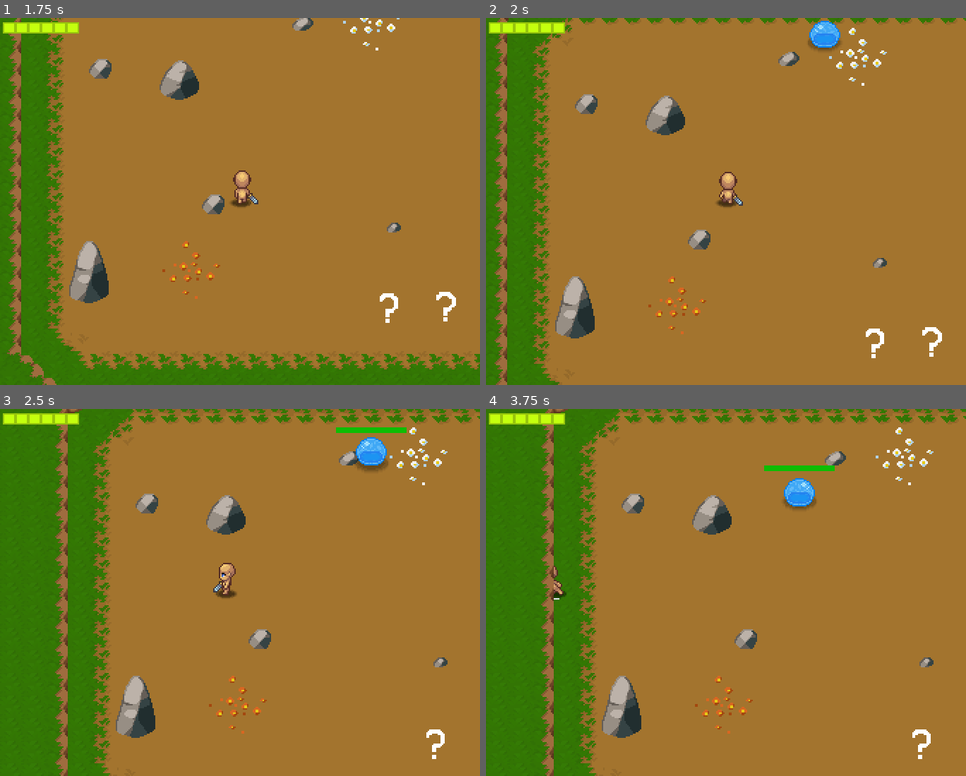
Above: before the commit, frames 1-4 (two rows, left to right).
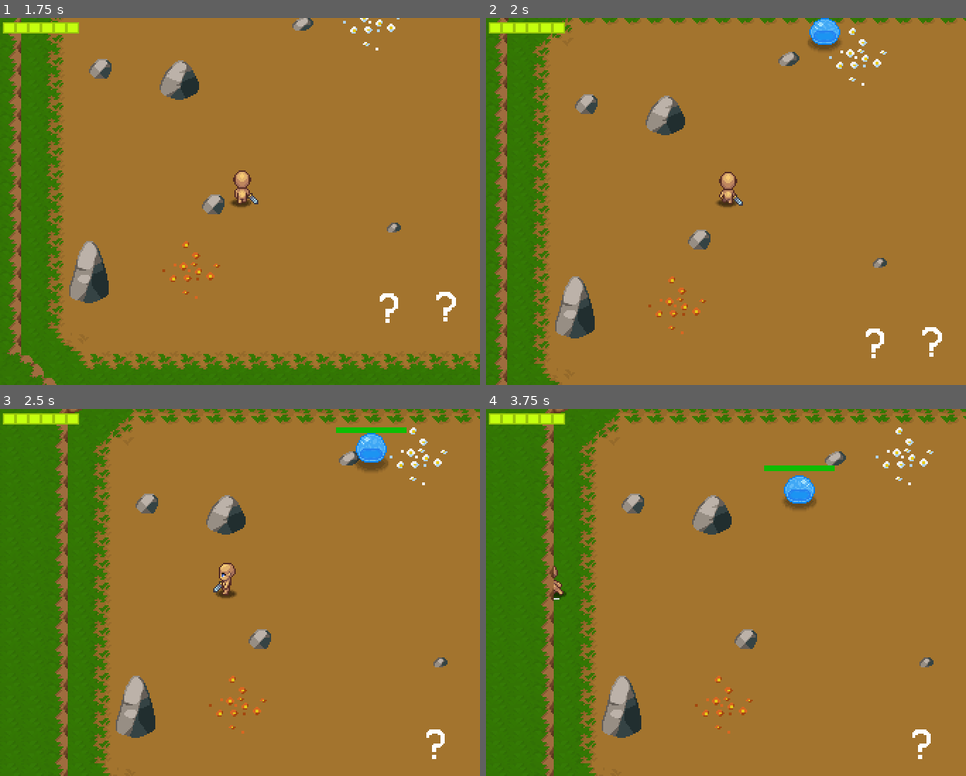
Above: after the commit, the same moments.

Repository: OAMK-Student-Tasks-ArunJ0/OAMK_Godot_Project_ALL
Game: Godot game, scene res://Levels/Maps/Forest_Tutorial/02_Forest.tscn
Two runs of this game, one before a commit and one after it. Both use one fixed random seed, a clock stepped at 60 frames per second and the inputs below. This scene is started directly instead of the project's main scene. Sound files missing from this copy of the repository are replaced by a short silence.
Inputs:
- Up to frame 1 (1.75 s): tap Enter at 0.5 s; hold J (attack) 0.53-1.28 s; hold Up (up) from 0.53 s (still down); tap K (dash) at 1.35 s
- Up to frame 2 (2 s): keep holding Up (up)
- Up to frame 3 (2.5 s): release Up (up) at 2.03 s; hold Left (left) from 2.03 s (still down); hold E (interact) from 2.03 s (still down)
- Up to frame 4 (3.75 s): release E (interact) at 2.78 s; tap L (ranged_attack) at 2.85 s; release Left (left) at 3.53 s; hold Down (down) from 3.53 s (still down); hold J (attack) from 3.53 s (still down)

Frame 1 is identical in both runs. In frame 2, 0.3% of the frame differs, in the area x 67-74%, y 0-9%; in frame 3, 0.3%, in the area x 74-81%, y 6-16%; in frame 4, 0.3%.
Error in both runs: Stack overflow. Check for infinite recursion in your script. (res://Globals/global_save_manager.gd:193)

Commit message:
aaaaaaaaaaaaaaaaa

Diff:
--- a/Godot_Arena_Game/Characters/Enemies/Scenes/Enemies/slime.tscn
+++ b/Godot_Arena_Game/Characters/Enemies/Scenes/Enemies/slime.tscn
@@ -546,7 +546,7 @@
 
 [sub_resource type="Animation" id="Animation_b60lw"]
 resource_name = "idle_down"
-length = 0.8
+length = 0.7
 loop_mode = 2
 step = 0.05
 tracks/0/type = "value"
@@ -568,15 +568,15 @@
 tracks/1/interp = 1
 tracks/1/loop_wrap = true
 tracks/1/keys = {
-"times": PackedFloat32Array(0, 0.3, 0.6, 0.8),
-"transitions": PackedFloat32Array(2, 2, 2, 2),
-"update": 0,
-"values": [Vector2(0, -8), Vector2(0, -12), Vector2(0, -8), Vector2(0, -8)]
+"times": PackedFloat32Array(0, 0.3, 0.4, 0.7),
+"transitions": PackedFloat32Array(2, 2, 2, 2),
+"update": 0,
+"values": [Vector2(0, -8), Vector2(0, -12), Vector2(0, -12), Vector2(0, -8)]
 }
 
 [sub_resource type="Animation" id="Animation_ke4qe"]
 resource_name = "idle_side"
-length = 0.8
+length = 0.7
 loop_mode = 2
 step = 0.05
 tracks/0/type = "value"
@@ -598,15 +598,15 @@
 tracks/1/interp = 1
 tracks/1/loop_wrap = true
 tracks/1/keys = {
-"times": PackedFloat32Array(0, 0.3, 0.6, 0.8),
-"transitions": PackedFloat32Array(2, 2, 2, 2),
-"update": 0,
-"values": [Vector2(0, -8), Vector2(0, -12), Vector2(0, -8), Vector2(0, -8)]
+"times": PackedFloat32Array(0, 0.3, 0.4, 0.7),
+"transitions": PackedFloat32Array(2, 2, 2, 2),
+"update": 0,
+"values": [Vector2(0, -8), Vector2(0, -12), Vector2(0, -12), Vector2(0, -8)]
 }
 
 [sub_resource type="Animation" id="Animation_n377x"]
 resource_name = "idle_up"
-length = 0.8
+length = 0.7
 loop_mode = 2
 step = 0.05
 tracks/0/type = "value"
@@ -628,15 +628,15 @@
 tracks/1/interp = 1
 tracks/1/loop_wrap = true
 tracks/1/keys = {
-"times": PackedFloat32Array(0, 0.3, 0.6, 0.8),
-"transitions": PackedFloat32Array(2, 2, 2, 2),
-"update": 0,
-"values": [Vector2(0, -8), Vector2(0, -12), Vector2(0, -8), Vector2(0, -8)]
+"times": PackedFloat32Array(0, 0.3, 0.4, 0.7),
+"transitions": PackedFloat32Array(2, 2, 2, 2),
+"update": 0,
+"values": [Vector2(0, -8), Vector2(0, -12), Vector2(0, -12), Vector2(0, -8)]
 }
 
 [sub_resource type="Animation" id="Animation_aoyxm"]
 resource_name = "walk_down"
-length = 0.9
+length = 0.7
 loop_mode = 2
 step = 0.05
 tracks/0/type = "value"
@@ -658,15 +658,15 @@
 tracks/1/interp = 1
 tracks/1/loop_wrap = true
 tracks/1/keys = {
-"times": PackedFloat32Array(0, 0.3, 0.6, 0.9),
-"transitions": PackedFloat32Array(2, 2, 2, 2),
-"update": 0,
-"values": [Vector2(0, -8), Vector2(0, -12), Vector2(0, -8), Vector2(0, -8)]
+"times": PackedFloat32Array(0, 0.3, 0.4, 0.7),
+"transitions": PackedFloat32Array(2, 2, 2, 2),
+"update": 0,
+"values": [Vector2(0, -8), Vector2(0, -12), Vector2(0, -12), Vector2(0, -8)]
 }
 
 [sub_resource type="Animation" id="Animation_ffb8y"]
 resource_name = "walk_side"
-length = 0.9
+length = 0.7
 loop_mode = 2
 step = 0.05
 tracks/0/type = "value"
@@ -688,15 +688,15 @@
 tracks/1/interp = 1
 tracks/1/loop_wrap = true
 tracks/1/keys = {
-"times": PackedFloat32Array(0, 0.3, 0.6, 0.9),
-"transitions": PackedFloat32Array(2, 2, 2, 2),
-"update": 0,
-"values": [Vector2(0, -8), Vector2(0, -12), Vector2(0, -8), Vector2(0, -8)]
+"times": PackedFloat32Array(0, 0.3, 0.4, 0.7),
+"transitions": PackedFloat32Array(2, 2, 2, 2),
+"update": 0,
+"values": [Vector2(0, -8), Vector2(0, -12), Vector2(0, -12), Vector2(0, -8)]
 }
 
 [sub_resource type="Animation" id="Animation_8ored"]
 resource_name = "walk_up"
-length = 0.9
+length = 0.7
 loop_mode = 2
 step = 0.05
 tracks/0/type = "value"
@@ -718,10 +718,10 @@
 tracks/1/interp = 1
 tracks/1/loop_wrap = true
 tracks/1/keys = {
-"times": PackedFloat32Array(0, 0.3, 0.6, 0.9),
-"transitions": PackedFloat32Array(2, 2, 2, 2),
-"update": 0,
-"values": [Vector2(0, -8), Vector2(0, -12), Vector2(0, -8), Vector2(0, -8)]
+"times": PackedFloat32Array(0, 0.3, 0.396397, 0.7),
+"transitions": PackedFloat32Array(2, 2, 2, 2),
+"update": 0,
+"values": [Vector2(0, -8), Vector2(0, -12), Vector2(0, -12), Vector2(0, -8)]
 }
 
 [sub_resource type="AnimationLibrary" id="AnimationLibrary_561in"]
